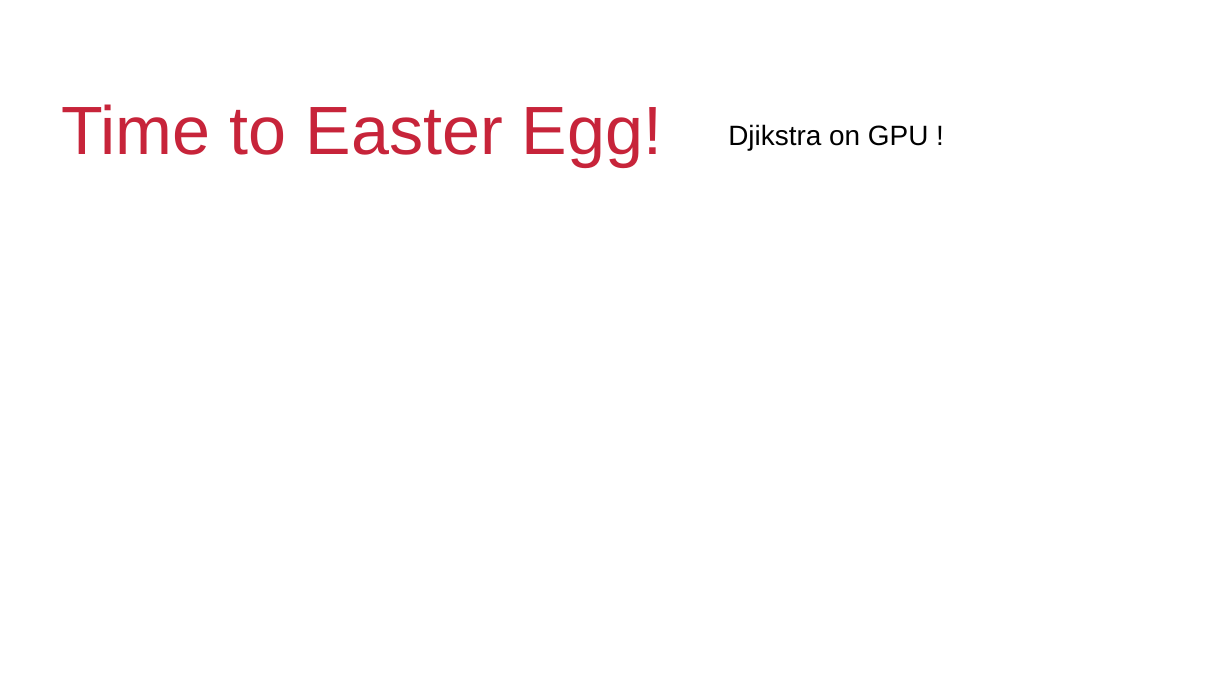
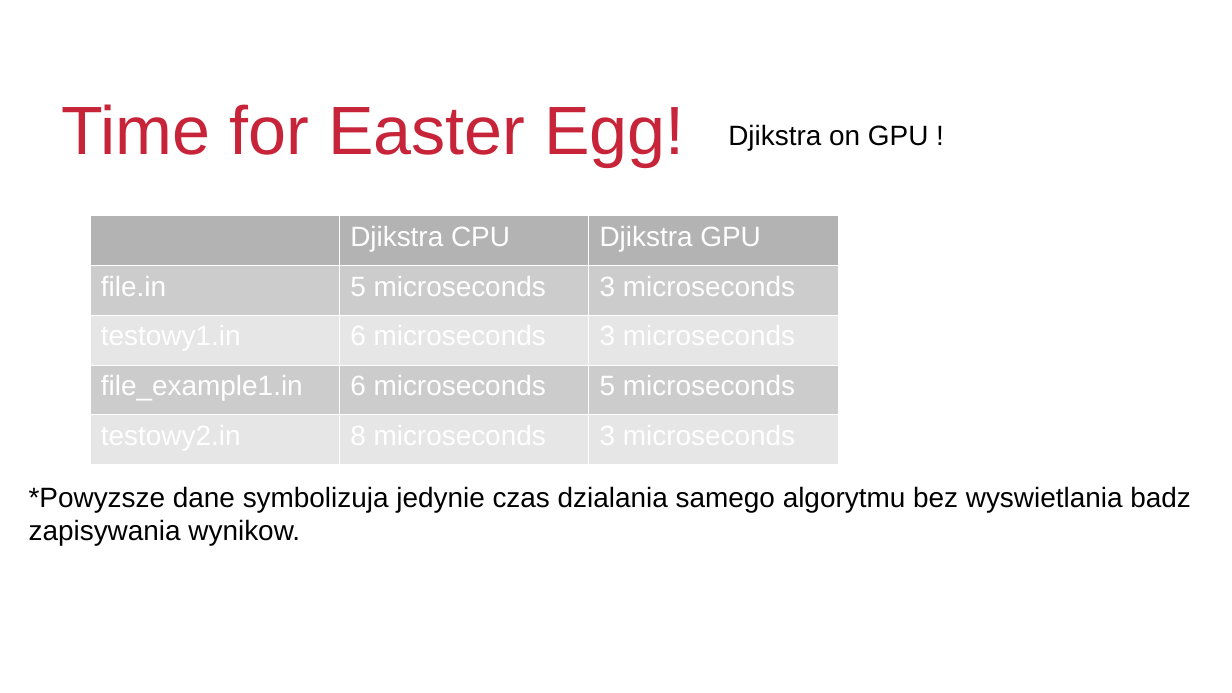
Before and after one commit to Siwwyy/3_Studying_Year, a slide deck: slide 11 of COMPLEXITY_OF_ALGORITHMS/3_Algorithms_Complexity/3_Algorithms_Complexity/Prezi.odp. Drawn at 1232x693 pixels with LibreOffice and Linux fonts; fonts in the diff are those of the drawing; background and template pictures are left out. Boxes give left, top, right and bottom in pixels: in the first picture for what was removed or moved away, otherwise in the second. Text is boxed around its words. In the diff, an @@ line names an element or a change of style, - is before the commit and + after.

```diff
--- a/COMPLEXITY_OF_ALGORITHMS/3_Algorithms_Complexity/3_Algorithms_Complexity/Prezi.odp
+++ b/COMPLEXITY_OF_ALGORITHMS/3_Algorithms_Complexity/3_Algorithms_Complexity/Prezi.odp
@@ title at [62, 104, 684, 166]: text changed @@
-Time to Easter Egg!
+Time for Easter Egg!
@@ table added at [91, 216, 838, 464], 5 rows, 3 columns @@
+ | Djikstra CPU | Djikstra GPU
+file.in | 5 microseconds | 3 microseconds
+testowy1.in | 6 microseconds | 3 microseconds
+file_example1.in | 6 microseconds | 5 microseconds
+testowy2.in | 8 microseconds | 3 microseconds
@@ text added at [29, 486, 1191, 546], 18 pt, text #000000 @@
+*Powyzsze dane symbolizuja jedynie czas dzialania samego algorytmu bez wyswietlania badz
+zapisywania wynikow.
```
Also in this commit, not shown: 1 slide added, 12 other files.
